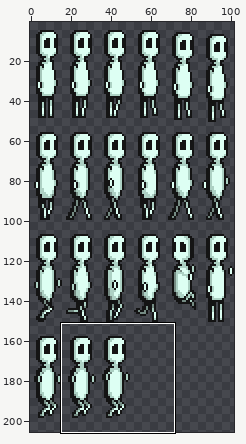
Sprite sheet: assets/graphics/creatures/player_wings.png. The picture above shows the old version from afar; the outline marks the close-up.
Close-up. Before the commit:
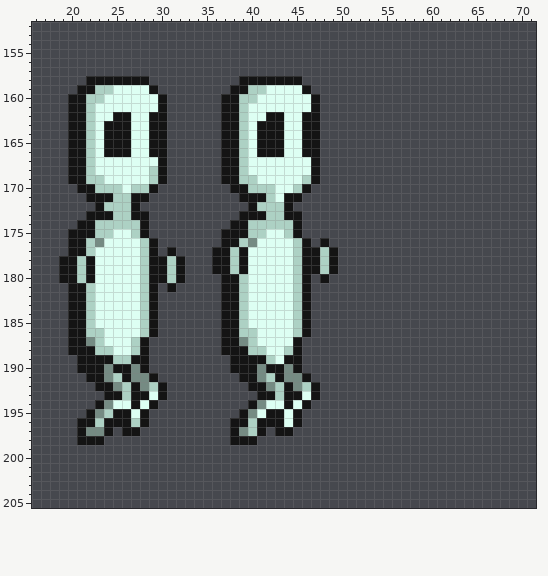
The file is 102x350 pixels. Shown: x 16..71, y 152..205. The wide view leaves out empty margins.
After the commit:
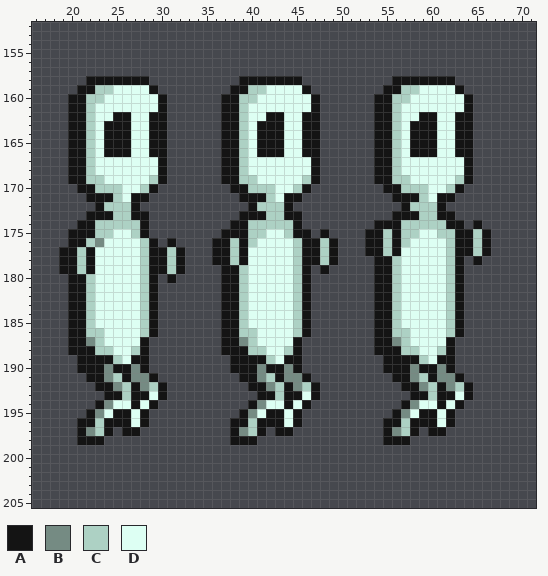
Palette (. is transparent): A #141414  B #758b83  C #add1c4  D #ddfff3
Change:
The edit adds colour A in row 158 at x 56 to 62; in row 159 at x 55 to 56 and 63; in rows 160 to 161 at x 54 to 55 and 64; in row 162 at x 54 to 55, 59 to 60 and 63 to 64; in rows 163 to 166 at x 54 to 55, 58 to 60 and 63 to 64; in rows 167 to 169 at x 54 to 55 and 64.
The edit adds colour A in row 170 at x 55 to 56 and 63; in row 171 at x 56 to 58 and 61 to 62; in row 172 at x 57 and 61; in row 173 at x 56 to 58 and 61 to 62; in row 174 at x 54 to 56, 62 to 63 and 65; in row 175 at x 46, 48, 53 to 54, 56, 63 to 64 and 66.
The edit adds colour A in row 176 at x 31, 36, 47, 49, 53 to 54, 56, 63 to 64 and 66; in row 177 at x 19, 30, 32, 53 to 54, 56, 63 to 64 and 66; in row 178 at x 54 to 55, 63 and 65; in rows 179 to 186 at x 54 to 55 and 63; in row 187 at x 54 to 55 and 62; in row 188 at x 54 to 56 and 62.
The edit adds colour A in row 189 at x 55 to 58 and 61 to 62; in row 190 at x 55 to 57, 59 to 60 and 62; in row 191 at x 56 to 57, 60 and 63; in row 192 at x 57 to 58, 61 and 64; in row 193 at x 58 to 59, 61 to 62 and 64; in row 194 at x 57, 61 and 63.
The edit adds colour A in row 195 at x 56, 59 to 60 and 62; in row 196 at x 55 to 56, 58 to 60 and 62; in row 197 at x 55, 58 and 60 to 61; in row 198 at x 55 to 57.
Colour C gives way to colour A in row 176 at x 39; in row 177 at x 22; in row 179 at x 38 and 48; in row 180 at x 21 and 31.
The edit adds colour B in row 187 at x 56; in row 190 at x 58 and 61; in row 191 at x 58 and 61 to 62; in row 192 at x 59 and 62; in row 194 at x 58; in row 195 at x 57.
The edit adds colour B in row 197 at x 56.
The edit adds colour C in row 159 at x 57 to 58; in row 160 at x 56 to 57; in rows 161 to 168 at x 56; in row 169 at x 56 to 57 and 63; in row 170 at x 57 to 59 and 62; in row 171 at x 59.
The edit adds colour C in row 172 at x 58 to 60; in row 173 at x 59 to 60; in row 174 at x 57 to 61; in row 175 at x 55, 57 to 58, 61 to 62 and 65; in row 176 at x 55, 57, 62 and 65; in row 177 at x 55, 62 and 65.
The edit adds colour C in rows 178 to 185 at x 56 and 62; in row 186 at x 56 to 57 and 62; in row 187 at x 57; in row 188 at x 57 to 58 and 61; in row 189 at x 59; in row 191 at x 59.
The edit adds colour C in row 192 at x 60 and 63; in row 193 at x 60; in rows 196 to 197 at x 57.
Colour A gives way to colour C in row 176 at x 38 and 48; in row 177 at x 21 and 31; in row 179 at x 39; in row 180 at x 22.
Colour B gives way to colour C in row 176 at x 40; in row 197 at x 23.
The edit adds colour D in row 159 at x 59 to 62; in row 160 at x 58 to 63; in row 161 at x 57 to 63; in row 162 at x 57 to 58 and 61 to 62; in rows 163 to 166 at x 57 and 61 to 62; in rows 167 to 168 at x 57 to 63.
The edit adds colour D in row 169 at x 58 to 62; in row 170 at x 60 to 61; in row 171 at x 60; in row 175 at x 59 to 60; in row 176 at x 58 to 61; in rows 177 to 185 at x 57 to 61.
The edit adds colour D in rows 186 to 187 at x 58 to 61; in row 188 at x 59 to 60; in row 189 at x 60; in row 193 at x 63; in row 194 at x 59 to 60 and 62; in row 195 at x 58 and 61.
The edit adds colour D in row 196 at x 61.
Colour C gives way to colour D in row 168 at x 29; in row 170 at x 27; in row 171 at x 26; in row 187 at x 27; in row 189 at x 26; in row 195 at x 24.
Colour C gives way to colour D in row 196 at x 27.
The author cleared colour A in row 179 at x 36, 47 and 49; in row 180 at x 19, 30, 32 and 48; in row 181 at x 31.
Pixel boxes of the changes (left, top, right, bottom) in both close-ups:
changed: (302, 76, 491, 445)
changed: (122, 166, 158, 202)
changed: (158, 238, 257, 292)
changed: (59, 247, 95, 283)
changed: (122, 337, 140, 364)
changed: (95, 409, 140, 436)
